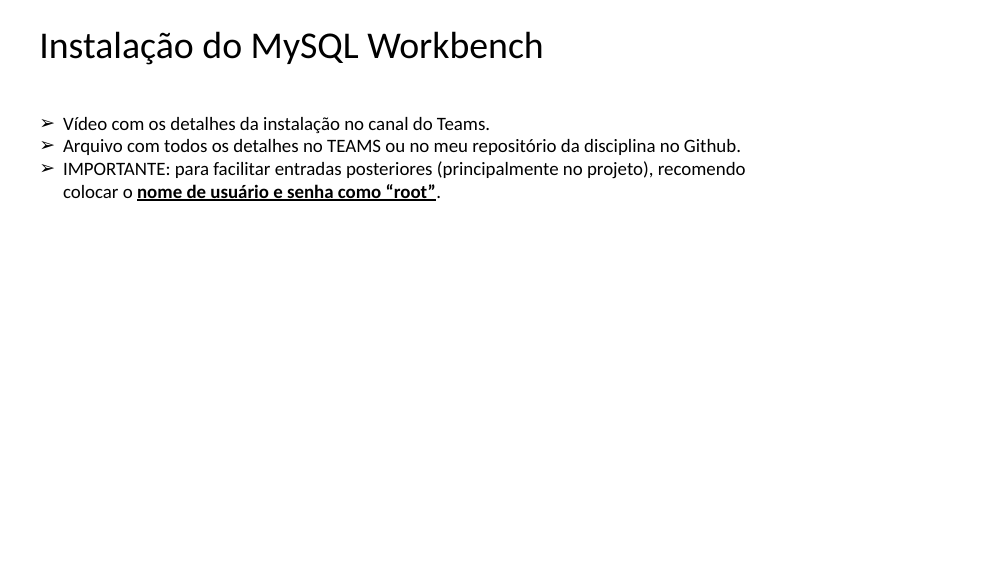
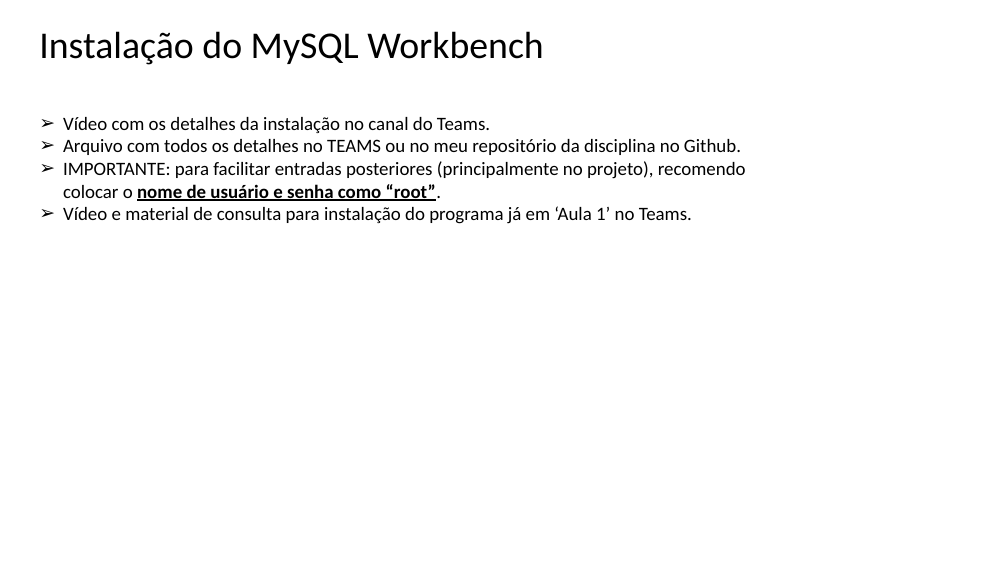
Before and after one commit to Felipe-Tagawa/C07-Monitoria, a slide deck: slide 2 of Aula 02/IntroduçãoBD.pptx (slide 10 before the commit). Drawn at 1008x567 pixels with LibreOffice and Linux fonts; fonts in the diff are those of the drawing; background and template pictures are left out. Boxes give left, top, right and bottom in pixels: in the first picture for what was removed or moved away, otherwise in the second. Text is boxed around its words. In the diff, an @@ line names an element or a change of style, - is before the commit and + after.

```diff
--- a/Aula 02/IntroduçãoBD.pptx
+++ b/Aula 02/IntroduçãoBD.pptx
@@ text at <box>63,206,692,224</box>: paragraph added @@
+➢ Vídeo e material de consulta para instalação do programa já em ‘Aula 1’ no Teams.
```
Also in this commit, not shown: 1 other slide changed, 7 slides added, 1 other file.
